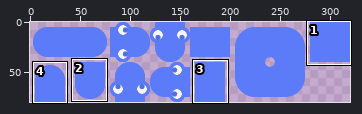
File history of a sprite sheet, Assets/Snake/Sprites/Snake_spritesheet.png. Above: a wide view before the commit, with the close-up outlined.
Close-up. Earlier state:
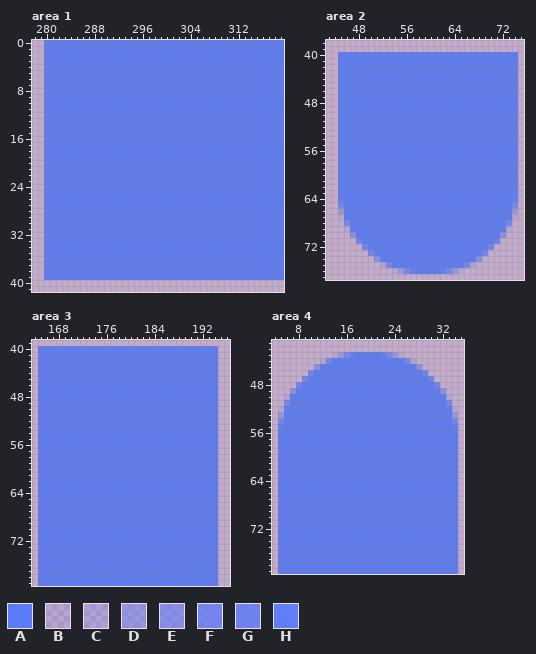
The file is 320x80 pixels. Pixels under 10% opacity are left out. Colours within 5 levels of each other are drawn and written as one. Shown: area 1: x 278..319, y 0..41; area 2: x 43..75, y 38..77; area 3: x 164..196, y 39..79; area 4: x 4..35, y 41..79. The commit also changed other parts of the picture, which this record leaves out.
Palette (. is transparent): A #5b7bf9  B #5b7bf920  C #5b7bf930  D #5b7bf970  E #5b7bf990  F #5b7bf9c0  G #5b7bf9d0  H #5b7bf9f0
After the commit:
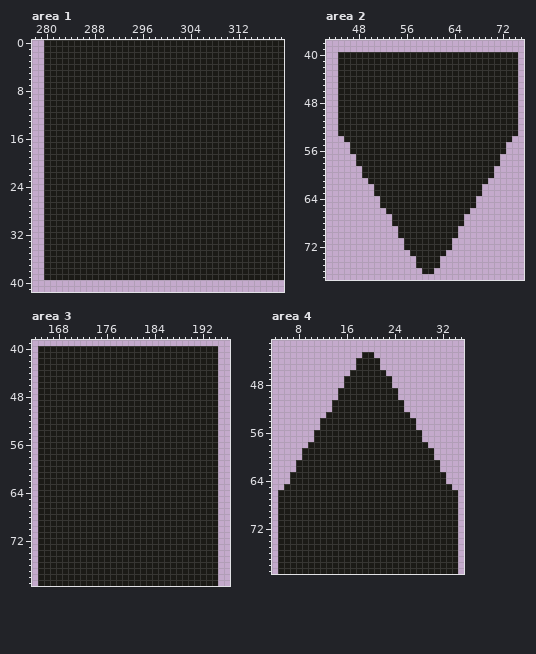
From old to new:
@@ palette @@
-A #5b7bf9
+A #1b1a16
--- area 2
@@ x 43..75 @@
 53 ..AAAAAAAAAAAAAAAAAAAAAAAAAAAAAA.
-54 ..AAAAAAAAAAAAAAAAAAAAAAAAAAAAAA.
-55 ..AAAAAAAAAAAAAAAAAAAAAAAAAAAAAA.
-56 ..AAAAAAAAAAAAAAAAAAAAAAAAAAAAAA.
-57 ..AAAAAAAAAAAAAAAAAAAAAAAAAAAAAA.
-58 ..AAAAAAAAAAAAAAAAAAAAAAAAAAAAAA.
-59 ..AAAAAAAAAAAAAAAAAAAAAAAAAAAAAA.
-60 ..AAAAAAAAAAAAAAAAAAAAAAAAAAAAAA.
-61 ..AAAAAAAAAAAAAAAAAAAAAAAAAAAAAA.
-62 ..AAAAAAAAAAAAAAAAAAAAAAAAAAAAAA.
-63 ..AAAAAAAAAAAAAAAAAAAAAAAAAAAAAA.
-64 ..HAAAAAAAAAAAAAAAAAAAAAAAAAAAAH.
-65 ..FAAAAAAAAAAAAAAAAAAAAAAAAAAAAF.
-66 ..DAAAAAAAAAAAAAAAAAAAAAAAAAAAAD.
-67 ..BAAAAAAAAAAAAAAAAAAAAAAAAAAAAB.
-68 ...FAAAAAAAAAAAAAAAAAAAAAAAAAAF..
-69 ...CAAAAAAAAAAAAAAAAAAAAAAAAAAC..
-70 ....EAAAAAAAAAAAAAAAAAAAAAAAAE...
-71 .....GAAAAAAAAAAAAAAAAAAAAAAG....
-72 ......GAAAAAAAAAAAAAAAAAAAAG.....
-73 .......GAAAAAAAAAAAAAAAAAAG......
-74 ........EAAAAAAAAAAAAAAAAE.......
-75 .........CFAAAAAAAAAAAAFC........
-76 ...........BDFHAAAAHFDB..........
+54 ...AAAAAAAAAAAAAAAAAAAAAAAAAAAA..
+55 ....AAAAAAAAAAAAAAAAAAAAAAAAAA...
+56 ....AAAAAAAAAAAAAAAAAAAAAAAAAA...
+57 .....AAAAAAAAAAAAAAAAAAAAAAAA....
+58 .....AAAAAAAAAAAAAAAAAAAAAAAA....
+59 ......AAAAAAAAAAAAAAAAAAAAAA.....
+60 ......AAAAAAAAAAAAAAAAAAAAAA.....
+61 .......AAAAAAAAAAAAAAAAAAAA......
+62 ........AAAAAAAAAAAAAAAAAA.......
+63 ........AAAAAAAAAAAAAAAAAA.......
+64 .........AAAAAAAAAAAAAAAA........
+65 .........AAAAAAAAAAAAAAAA........
+66 ..........AAAAAAAAAAAAAA.........
+67 ...........AAAAAAAAAAAA..........
+68 ...........AAAAAAAAAAAA..........
+69 ............AAAAAAAAAA...........
+70 ............AAAAAAAAAA...........
+71 .............AAAAAAAA............
+72 .............AAAAAAAA............
+73 ..............AAAAAA.............
+74 ...............AAAA..............
+75 ...............AAAA..............
+76 ................AA...............
 77 .................................
--- area 4
@@ x 4..35 @@
 42 ................................
-43 ..........BDFHAAAAHFDB..........
-44 ........CFAAAAAAAAAAAAFC........
-45 .......EAAAAAAAAAAAAAAAAE.......
-46 ......GAAAAAAAAAAAAAAAAAAG......
-47 .....GAAAAAAAAAAAAAAAAAAAAG.....
-48 ....GAAAAAAAAAAAAAAAAAAAAAAG....
-49 ...EAAAAAAAAAAAAAAAAAAAAAAAAE...
-50 ..CAAAAAAAAAAAAAAAAAAAAAAAAAAC..
-51 ..FAAAAAAAAAAAAAAAAAAAAAAAAAAF..
-52 .BAAAAAAAAAAAAAAAAAAAAAAAAAAAAB.
-53 .DAAAAAAAAAAAAAAAAAAAAAAAAAAAAD.
-54 .FAAAAAAAAAAAAAAAAAAAAAAAAAAAAF.
-55 .HAAAAAAAAAAAAAAAAAAAAAAAAAAAAH.
-56 .AAAAAAAAAAAAAAAAAAAAAAAAAAAAAA.
-57 .AAAAAAAAAAAAAAAAAAAAAAAAAAAAAA.
-58 .AAAAAAAAAAAAAAAAAAAAAAAAAAAAAA.
-59 .AAAAAAAAAAAAAAAAAAAAAAAAAAAAAA.
-60 .AAAAAAAAAAAAAAAAAAAAAAAAAAAAAA.
-61 .AAAAAAAAAAAAAAAAAAAAAAAAAAAAAA.
-62 .AAAAAAAAAAAAAAAAAAAAAAAAAAAAAA.
-63 .AAAAAAAAAAAAAAAAAAAAAAAAAAAAAA.
-64 .AAAAAAAAAAAAAAAAAAAAAAAAAAAAAA.
-65 .AAAAAAAAAAAAAAAAAAAAAAAAAAAAAA.
+43 ...............AA...............
+44 ..............AAAA..............
+45 ..............AAAA..............
+46 .............AAAAAA.............
+47 ............AAAAAAAA............
+48 ............AAAAAAAA............
+49 ...........AAAAAAAAAA...........
+50 ...........AAAAAAAAAA...........
+51 ..........AAAAAAAAAAAA..........
+52 ..........AAAAAAAAAAAA..........
+53 .........AAAAAAAAAAAAAA.........
+54 ........AAAAAAAAAAAAAAAA........
+55 ........AAAAAAAAAAAAAAAA........
+56 .......AAAAAAAAAAAAAAAAAA.......
+57 .......AAAAAAAAAAAAAAAAAA.......
+58 ......AAAAAAAAAAAAAAAAAAAA......
+59 .....AAAAAAAAAAAAAAAAAAAAAA.....
+60 .....AAAAAAAAAAAAAAAAAAAAAA.....
+61 ....AAAAAAAAAAAAAAAAAAAAAAAA....
+62 ....AAAAAAAAAAAAAAAAAAAAAAAA....
+63 ...AAAAAAAAAAAAAAAAAAAAAAAAAA...
+64 ...AAAAAAAAAAAAAAAAAAAAAAAAAA...
+65 ..AAAAAAAAAAAAAAAAAAAAAAAAAAAA..
 66 .AAAAAAAAAAAAAAAAAAAAAAAAAAAAAA.
